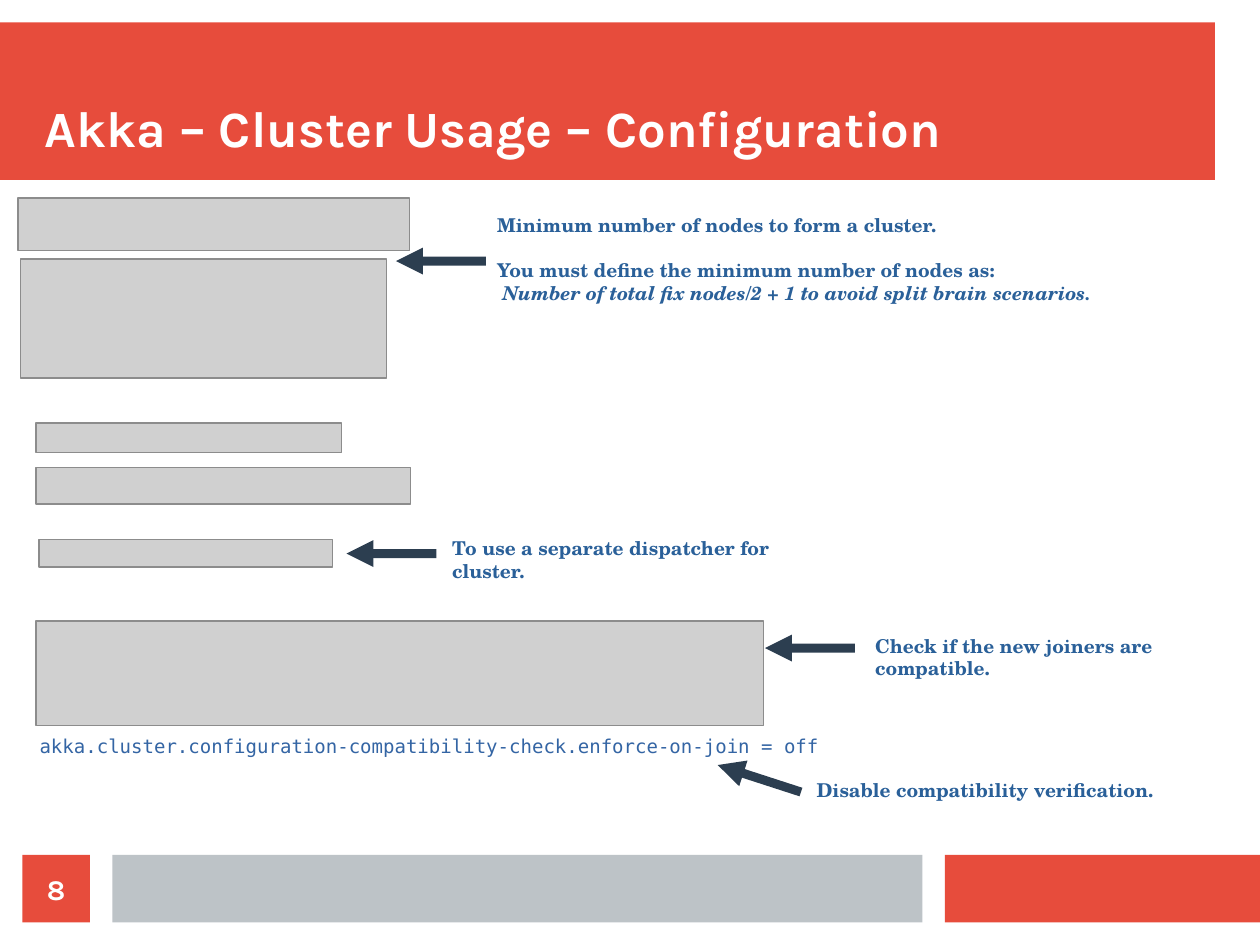
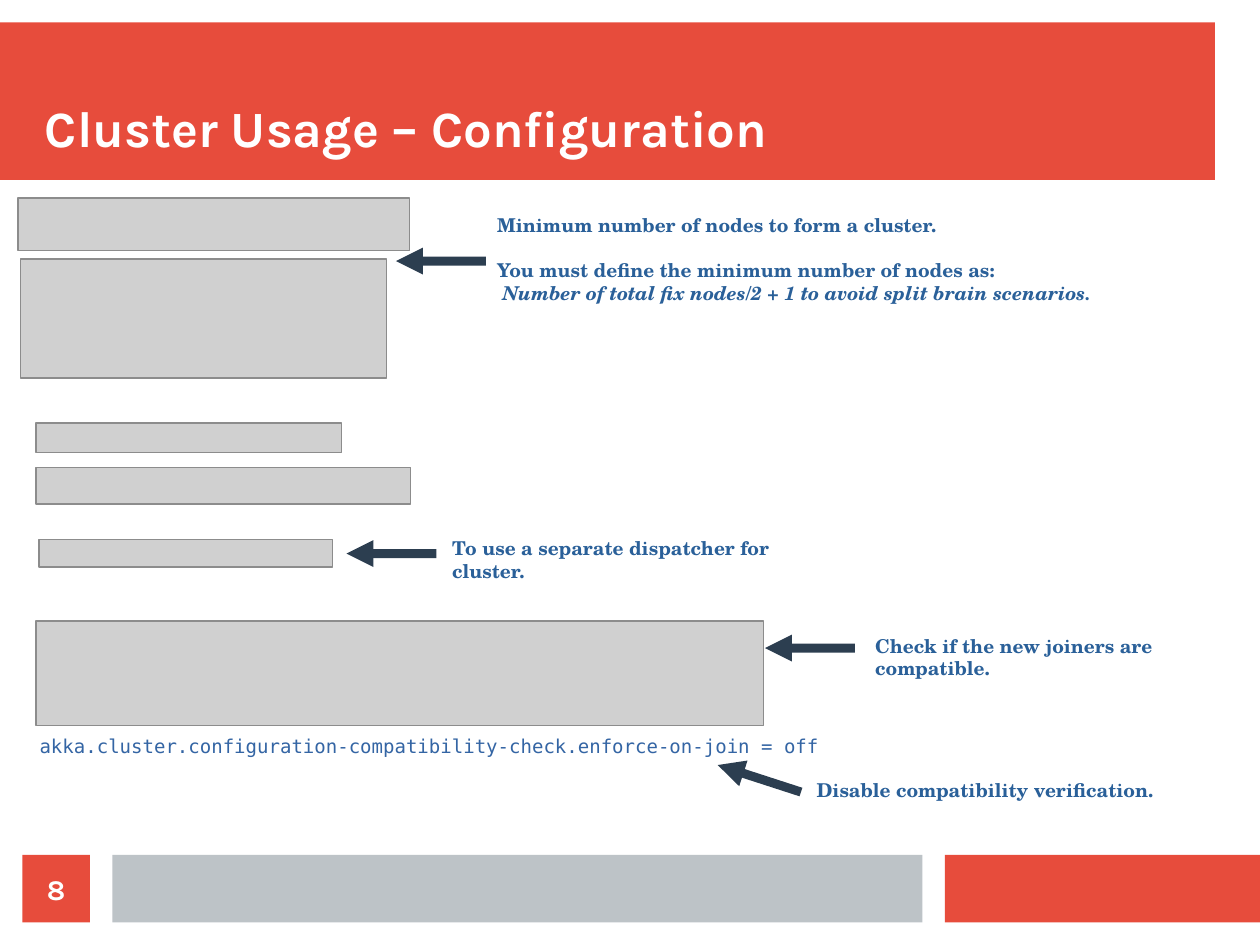
Before and after one commit to bytemania/akka-java-cluster, a slide deck: slide 8 of src/main/resources/res/presentation.odp. Drawn at 1260x945 pixels with LibreOffice and Linux fonts; fonts in the diff are those of the drawing; grey boxes stand for pictures. Boxes give left, top, right and bottom in pixels: in the first picture for what was removed or moved away, otherwise in the second. Text is boxed around its words. In the diff, an @@ line names an element or a change of style, - is before the commit and + after.

```diff
--- a/src/main/resources/res/presentation.odp
+++ b/src/main/resources/res/presentation.odp
@@ title at bbox=[45, 111, 767, 159]: text changed @@
-Akka – Cluster Usage – Configuration
+Cluster Usage – Configuration
```
Also in this commit, not shown: 6 other slides changed, 21 slides added, 6 slides removed.
